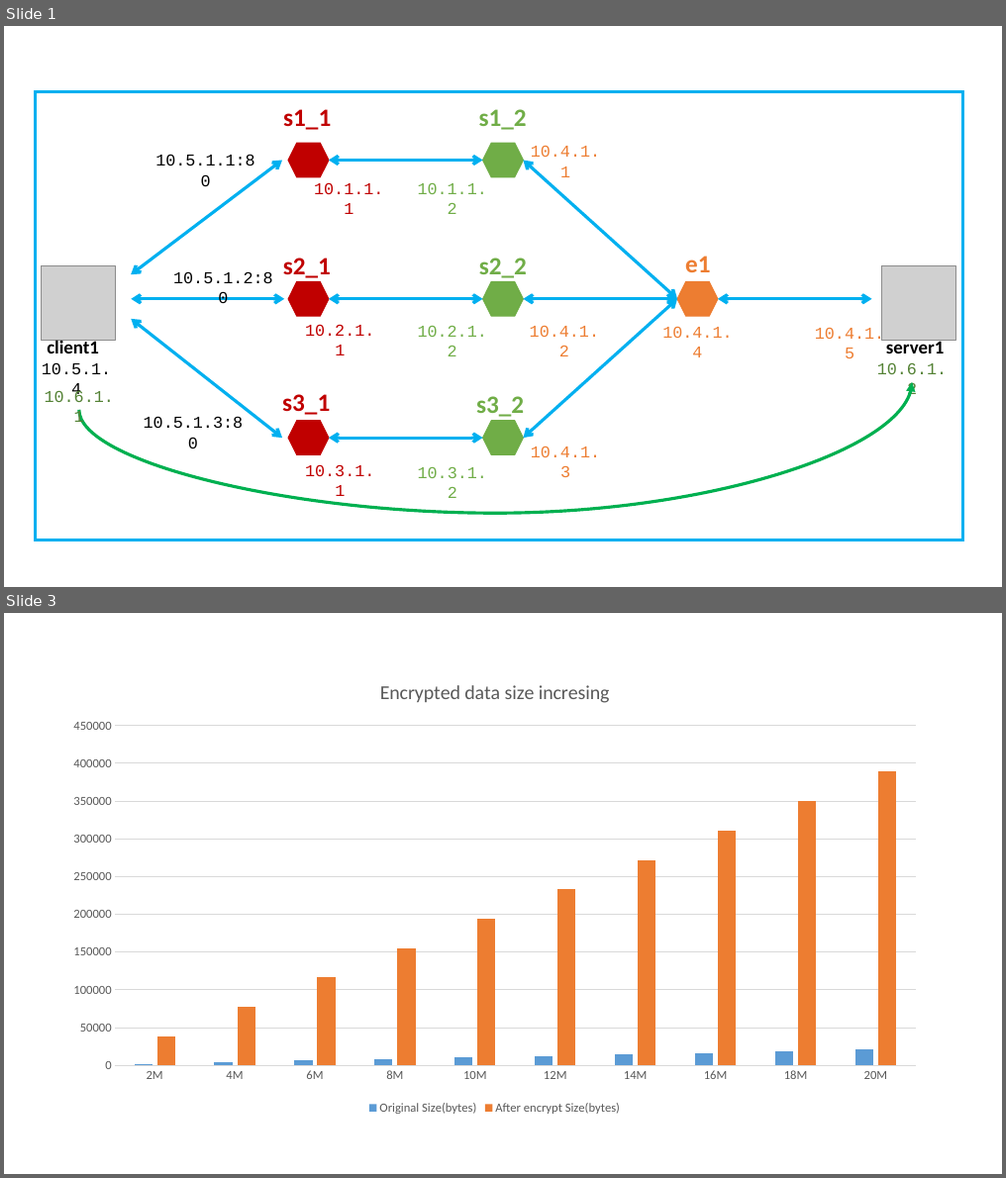
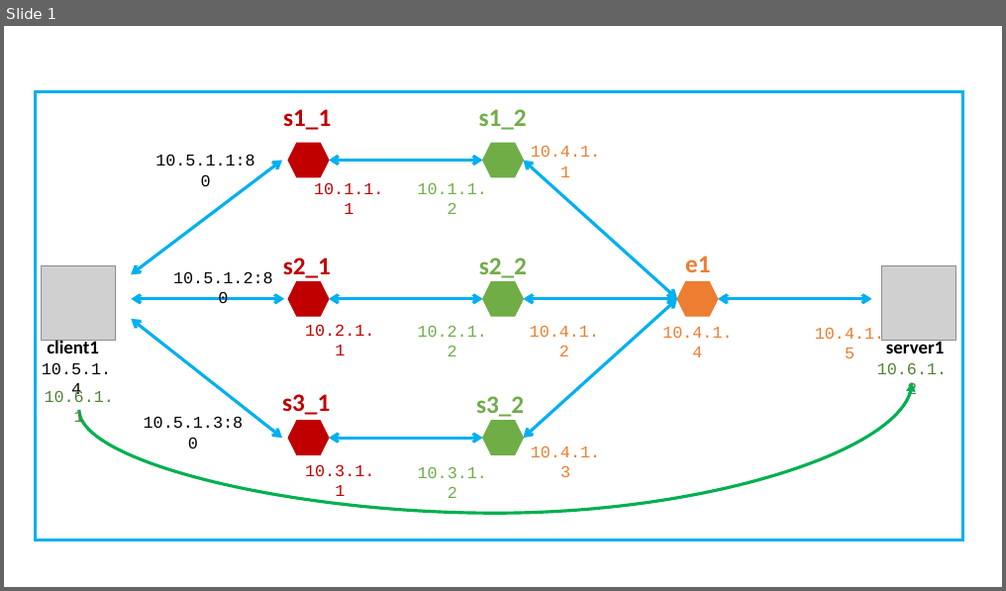
Before and after one commit to hi8787h/SecretSharingIslab, a slide deck: experiment/experiment-1/Topology.pptx. Shown one above the other, each under a label of ours: slides 1 and 3 before the commit, slide 1 after it; the slides between them are not shown. The pictures are 1006x1178 and 1006x591 pixels, drawn with LibreOffice and Linux fonts; fonts in the diff are those of the drawing; grey boxes stand for pictures. Boxes give left, top, right and bottom in pixels: in the first picture for what was removed or moved away, otherwise in the second. Text is boxed around its words. In the diff, an @@ line names an element or a change of style, - is before the commit and + after.

```diff
--- a/experiment/experiment-1/Topology.pptx
+++ b/experiment/experiment-1/Topology.pptx
@@ slide 3 removed at [4,613,1002,1174], background #FFFFFF @@
@@ column chart removed at [56,664,934,1119] @@
-title "Encrypted data size incresing "
-categories: 2M, 4M, 6M, 8M, 10M, 12M, 14M, 16M, 18M, 20M
-Original Size(bytes): 0, 0, 10000, 10000, 10000, 10000, 10000, 20000, 20000, 20000
-After encrypt Size(bytes): 40000, 80000, 120000, 160000, 190000, 230000, 270000, 310000, 350000, 390000
```
Also in this commit, not shown: 1 slide changed, 1 other file.
